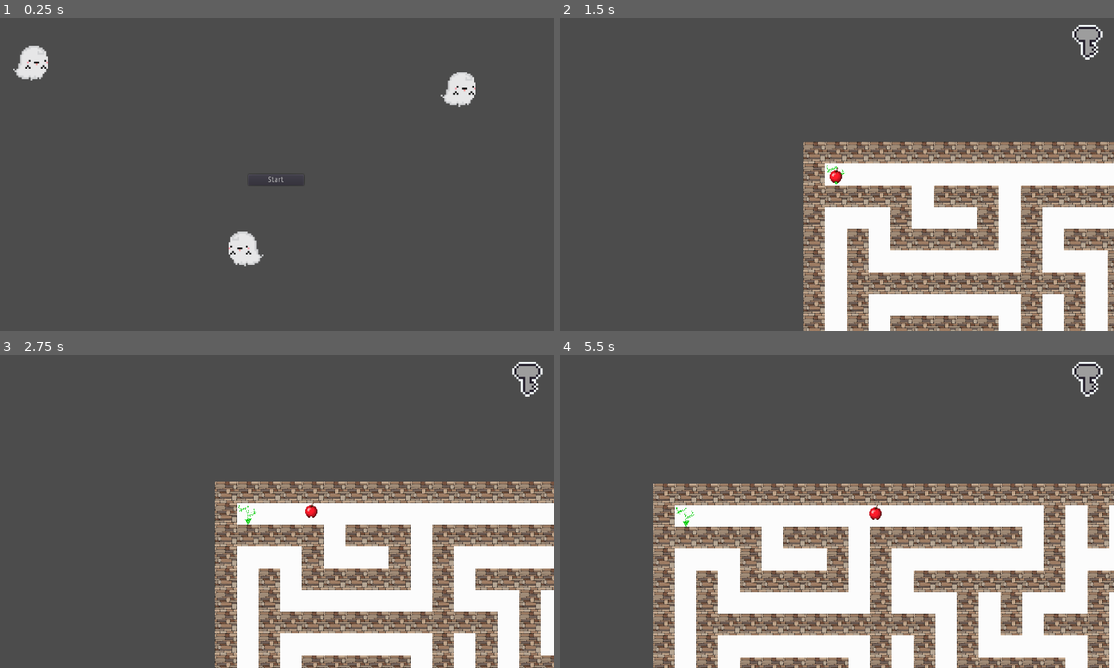
Above: before the commit, frames 1-4 (two rows, left to right).
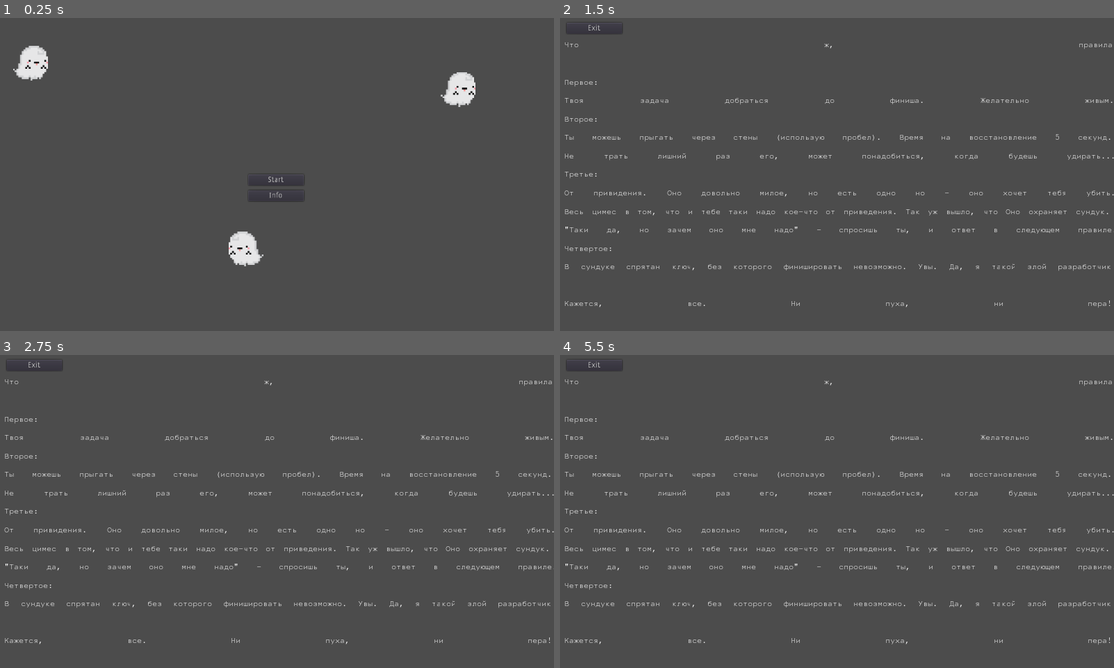
Above: after the commit, the same moments.

Repository: Fuuulkrum7/Maze_2D
Game: Godot game, scene res://Scenes/Menu.tscn
Same seed, same stepped clock (60 frames per second), same inputs: the game is played once before the commit and once after it.
Inputs (mouse positions are in pixels of both pictures, inside the frame that each line leads up to):
- Up to frame 1 (0.25 s): no input
- Up to frame 2 (1.5 s): click (837, 196) at 0.5 s, where only the run after the commit has a clickable "Info"; click (837, 180) at 1.25 s, where only the run before the commit has a clickable "Start"
- Up to frame 3 (2.75 s): tap Enter at 2 s; move the mouse to (398, 495) at 2.02 s; hold Right (ui_right) from 2.03 s (still down); click (398, 495) at 2.17 s; tap Up (ui_up) at 2.27 s
- Up to frame 4 (5.5 s): move the mouse to (726, 527) at 2.77 s; tap Up (ui_up) at 3.02, 4.52, 5.27 s; move the mouse to (892, 442) at 3.52 s; release Right (ui_right) at 3.53 s; hold Left (ui_left) 3.53-4.28 s; move the mouse to (809, 574) at 4.27 s; hold Right (ui_right) from 4.28 s (still down); click (809, 574) at 4.42 s; move the mouse to (1003, 558) at 5.02 s

The runs differ from the first frame. In frame 1, less than 0.1% of the frame differs, in the area x 45-55%, y 54-59%; in frame 2, 34%; in frame 3, 36%; in frame 4, 48%, in the area x 0-100%, y 2-100%.

Commit message:
Добавил пункт в меню с правилами

Diff:
--- /dev/null
+++ b/Scenes/Information.tscn
@@ -0,0 +1,52 @@
+[gd_scene load_steps=4 format=2]
+
+[ext_resource path="res://Fonts/NotCourierSans.otf" type="DynamicFontData" id=1]
+
+[sub_resource type="GDScript" id=1]
+script/source = "extends Control
+
+
+func _ready():
+	$Info_Text.text = Global.load_file(\"res://Files/Info.txt\")
+
+
+func _on_Exit_pressed():
+	Global.goto_scene(\"res://Scenes/Menu.tscn\")
+"
+
+[sub_resource type="DynamicFont" id=2]
+font_data = ExtResource( 1 )
+
+[node name="Information" type="Control"]
+anchor_right = 1.0
+anchor_bottom = 1.0
+script = SubResource( 1 )
+__meta__ = {
+"_edit_use_anchors_": false
+}
+
+[node name="Info_Text" type="Label" parent="."]
+anchor_left = 0.5
+anchor_top = 0.5
+anchor_right = 0.5
+anchor_bottom = 0.5
+margin_left = -500.0
+margin_top = -249.0
+margin_right = 507.0
+margin_bottom = 281.0
+custom_fonts/font = SubResource( 2 )
+align = 3
+valign = 3
+
+[node name="Exit" type="Button" parent="."]
+anchor_left = 0.05
+anchor_top = 0.05
+anchor_right = 0.15
+anchor_bottom = 0.05
+margin_left = -35.3176
+margin_top = -20.1815
+margin_right = -35.3176
+margin_bottom = -0.181517
+text = "Exit"
+
+[connection signal="pressed" from="Exit" to="." method="_on_Exit_pressed"]
--- a/Scenes/Menu.tscn
+++ b/Scenes/Menu.tscn
@@ -24,6 +24,16 @@
 "_edit_use_anchors_": false
 }
 
+[node name="Info" type="Button" parent="."]
+anchor_left = 0.45
+anchor_top = 0.55
+anchor_right = 0.55
+anchor_bottom = 0.55
+text = "Info"
+__meta__ = {
+"_edit_use_anchors_": false
+}
+
 [node name="Ghost" type="Sprite" parent="."]
 position = Vector2( 52.3842, 98.4188 )
 texture = ExtResource( 2 )
@@ -40,3 +50,4 @@
 script = ExtResource( 4 )
 
 [connection signal="pressed" from="Start" to="." method="_on_Start_pressed"]
+[connection signal="pressed" from="Info" to="." method="_on_Info_pressed"]
--- a/Scripts/Global.gd
+++ b/Scripts/Global.gd
@@ -41,6 +41,15 @@
 
 	return result
 
+
+func load_file(path):
+	var file = File.new()
+	file.open(path, File.READ)
+	var content = file.get_as_text()
+	file.close()
+	return content
+
+
 """
 TODO
 Темный режим (?)
--- a/Scripts/Menu.gd
+++ b/Scripts/Menu.gd
@@ -2,5 +2,8 @@
 
 
 func _on_Start_pressed():
-	print("Hello")
 	Global.goto_scene("res://Scenes/Main.tscn")
+
+
+func _on_Info_pressed():
+	Global.goto_scene("res://Scenes/Information.tscn")
Not shown, added: Files/Info.txt
Empty file added: Files/Items.json
Binary file added: Fonts/NotCourierSans.otf
